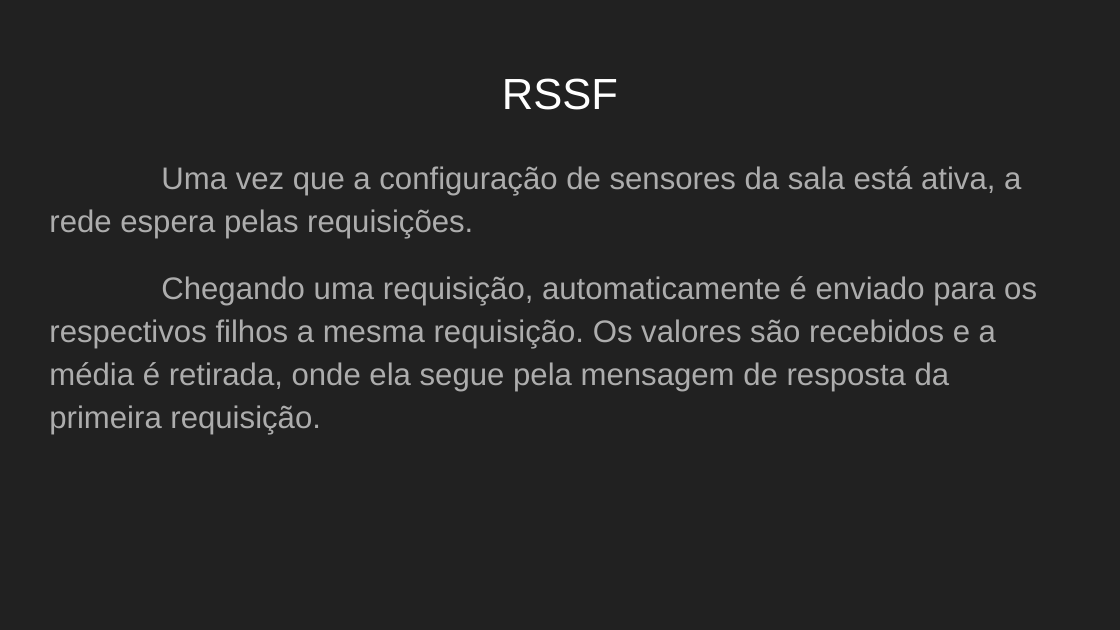
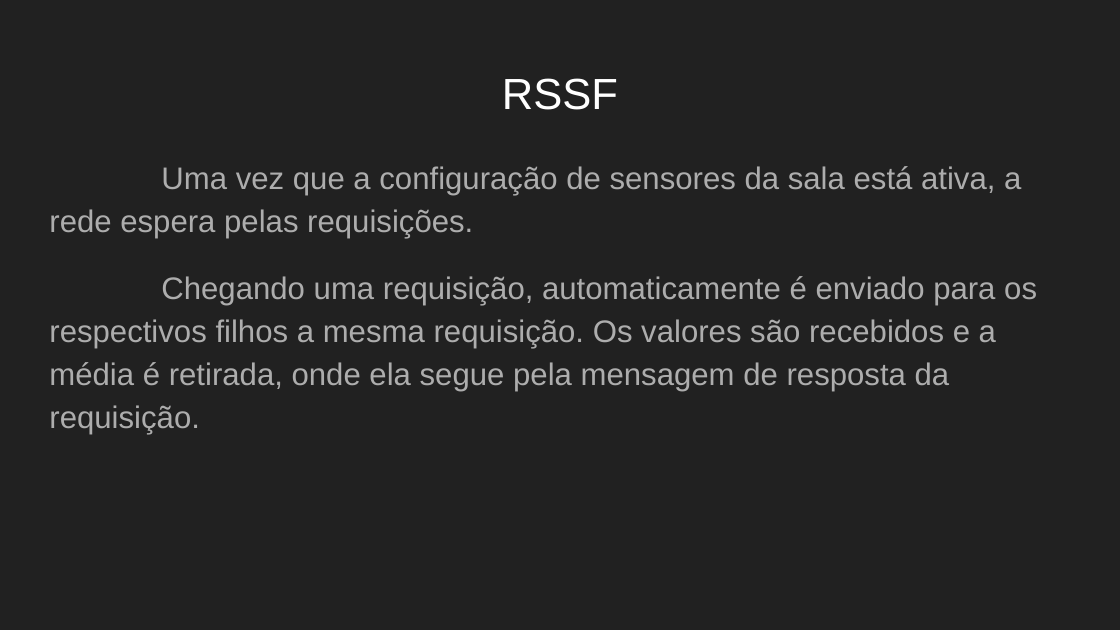
Before and after one commit to dusiromulo/projeto-final-reativos, a slide deck: slide 9 of Apresentação.pptx (slide 7 before the commit). Drawn at 1120x630 pixels with LibreOffice and Linux fonts; fonts in the diff are those of the drawing. Boxes give left, top, right and bottom in pixels: in the first picture for what was removed or moved away, otherwise in the second. Text is boxed around its words. In the diff, an @@ line names an element or a change of style, - is before the commit and + after.

```diff
--- a/Apresentação.pptx
+++ b/Apresentação.pptx
@@ text at <box>49,276,1037,434</box>: text changed @@
-Chegando uma requisição, automaticamente é enviado para os respectivos filhos a mesma requisição. Os valores são recebidos e a média é retirada, onde ela segue pela mensagem de resposta da primeira requisição.
+Chegando uma requisição, automaticamente é enviado para os respectivos filhos a mesma requisição. Os valores são recebidos e a média é retirada, onde ela segue pela mensagem de resposta da requisição.
```
Also in this commit, not shown: 2 other slides changed, 5 slides added, 1 slide removed, 2 other files.
